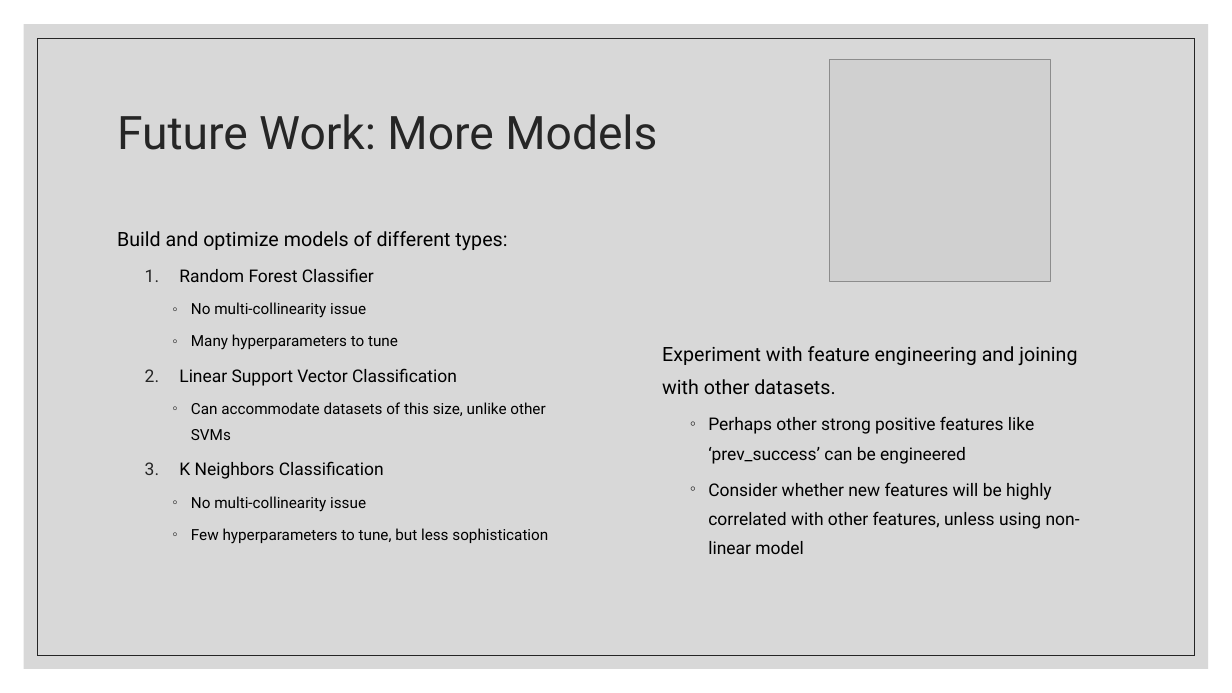
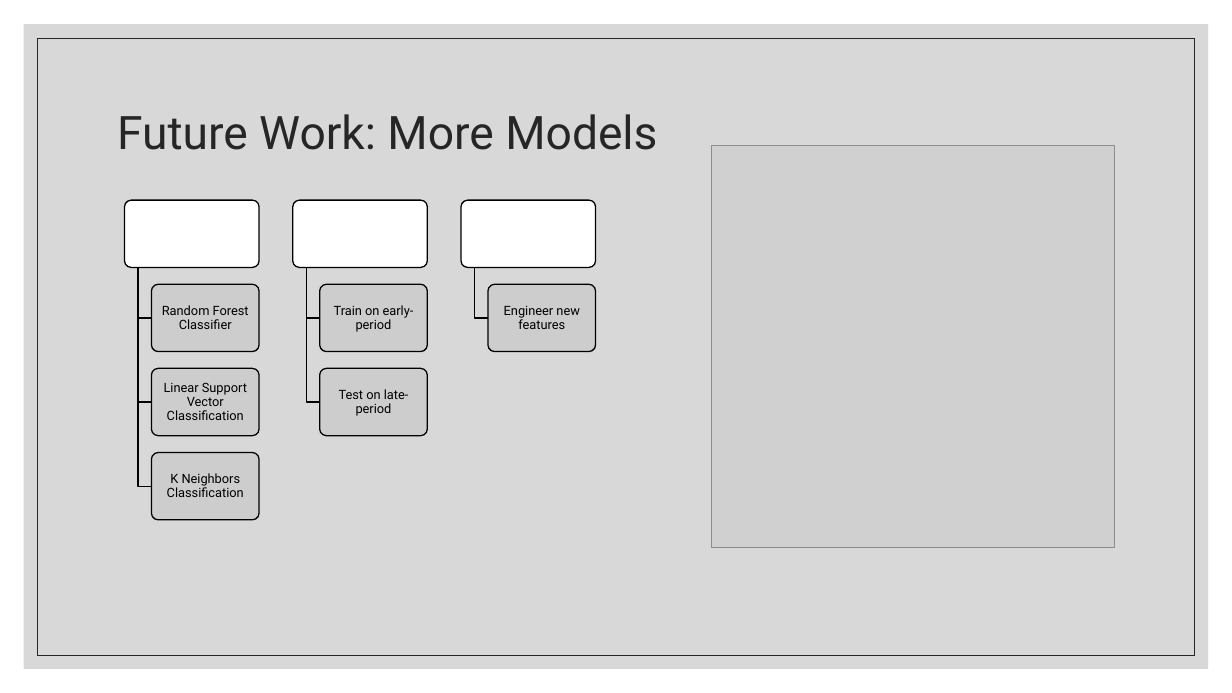
Before and after one commit to ndgigliotti/dsc-phase-3-project, a slide deck: slide 12 of presentation/predicting_bank_telemarketing_sales.pptx (slide 11 before the commit). Drawn at 1232x693 pixels with LibreOffice and Linux fonts; fonts in the diff are those of the drawing; grey boxes stand for pictures. Boxes give left, top, right and bottom in pixels: in the first picture for what was removed or moved away, otherwise in the second. Text is boxed around its words. In the diff, an @@ line names an element or a change of style, - is before the commit and + after.

```diff
--- a/presentation/predicting_bank_telemarketing_sales.pptx
+++ b/presentation/predicting_bank_telemarketing_sales.pptx
@@ picture: place and size @@
-picture at bbox=[830, 60, 1051, 281]
+picture at bbox=[712, 145, 1115, 548]
@@ text removed at bbox=[117, 231, 548, 544] @@
-Build and optimize models of different types:
-  1. Random Forest Classifier
-    ◦ No multi-collinearity issue
-    ◦ Many hyperparameters to tune
-  2. Linear Support Vector Classification
-    ◦ Can accommodate datasets of this size, unlike other SVMs
-  3. K Neighbors Classification
-    ◦ No multi-collinearity issue
-    ◦ Few hyperparameters to tune, but less sophistication
@@ group added at bbox=[125, 201, 596, 520]: 9 rounded rectangles, 6 freeform shapes, 6 texts @@
+Random Forest Classifier
+Linear Support Vector Classification
+K Neighbors Classification
+Train on early-period
+Test on late-period
+Engineer new features
@@ text removed at bbox=[662, 346, 1080, 554] @@
-Experiment with feature engineering and joining with other datasets.
-  ◦ Perhaps other strong positive features like ‘prev_success’ can be engineered
-  ◦ Consider whether new features will be highly correlated with other features, unless using non-linear model
```
Also in this commit, not shown: 9 other slides changed, 1 slide added, 1 other file.
